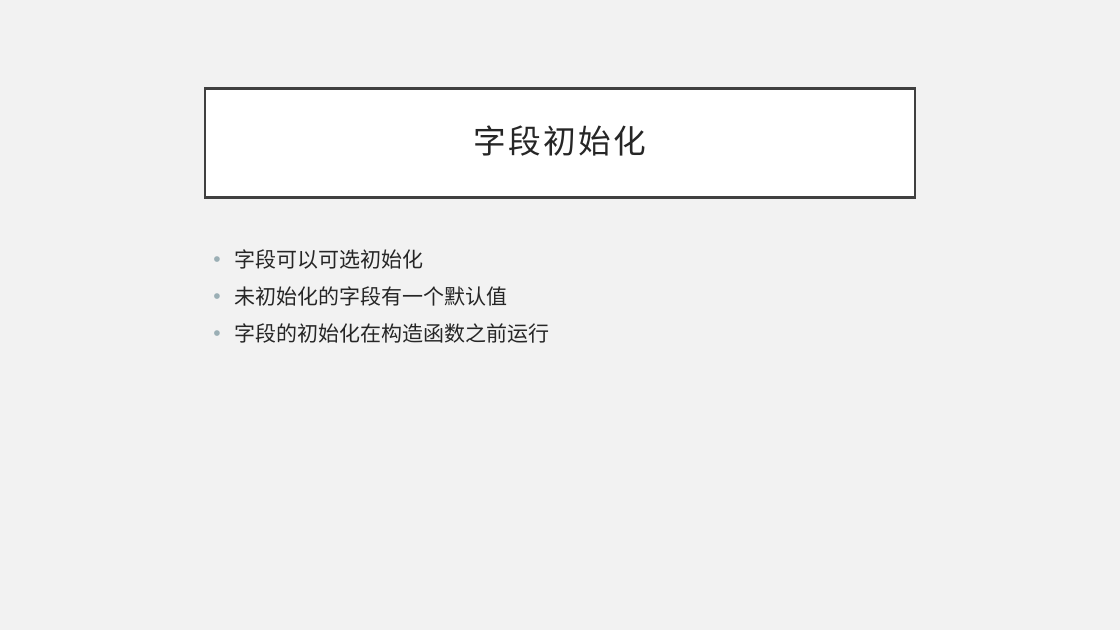
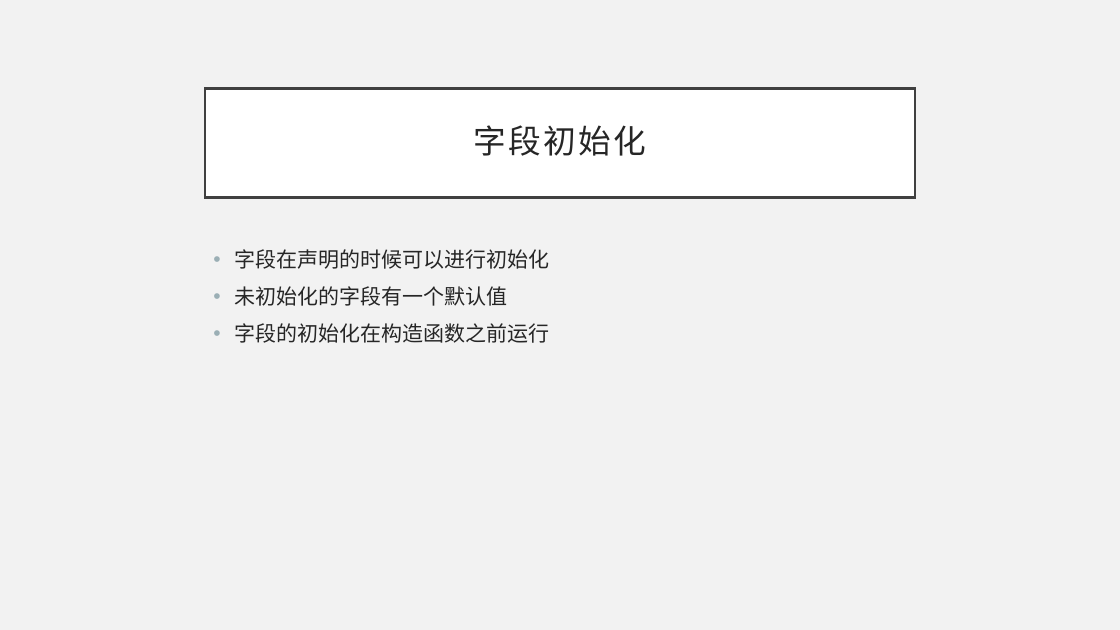
Before and after one commit to BillSon68/CSharp-Tutorial, a slide deck: slide 10 of Chapter 03/301.pptx. Drawn at 1120x630 pixels with LibreOffice and Linux fonts; fonts in the diff are those of the drawing. Boxes give left, top, right and bottom in pixels: in the first picture for what was removed or moved away, otherwise in the second. Text is boxed around its words. In the diff, an @@ line names an element or a change of style, - is before the commit and + after.

```diff
--- a/Chapter 03/301.pptx
+++ b/Chapter 03/301.pptx
@@ text at box(234, 249, 549, 269): text changed @@
-• 字段可以可选初始化
+• 字段在声明的时候可以进行初始化
```
Also in this commit, not shown: 2 other slides changed.
